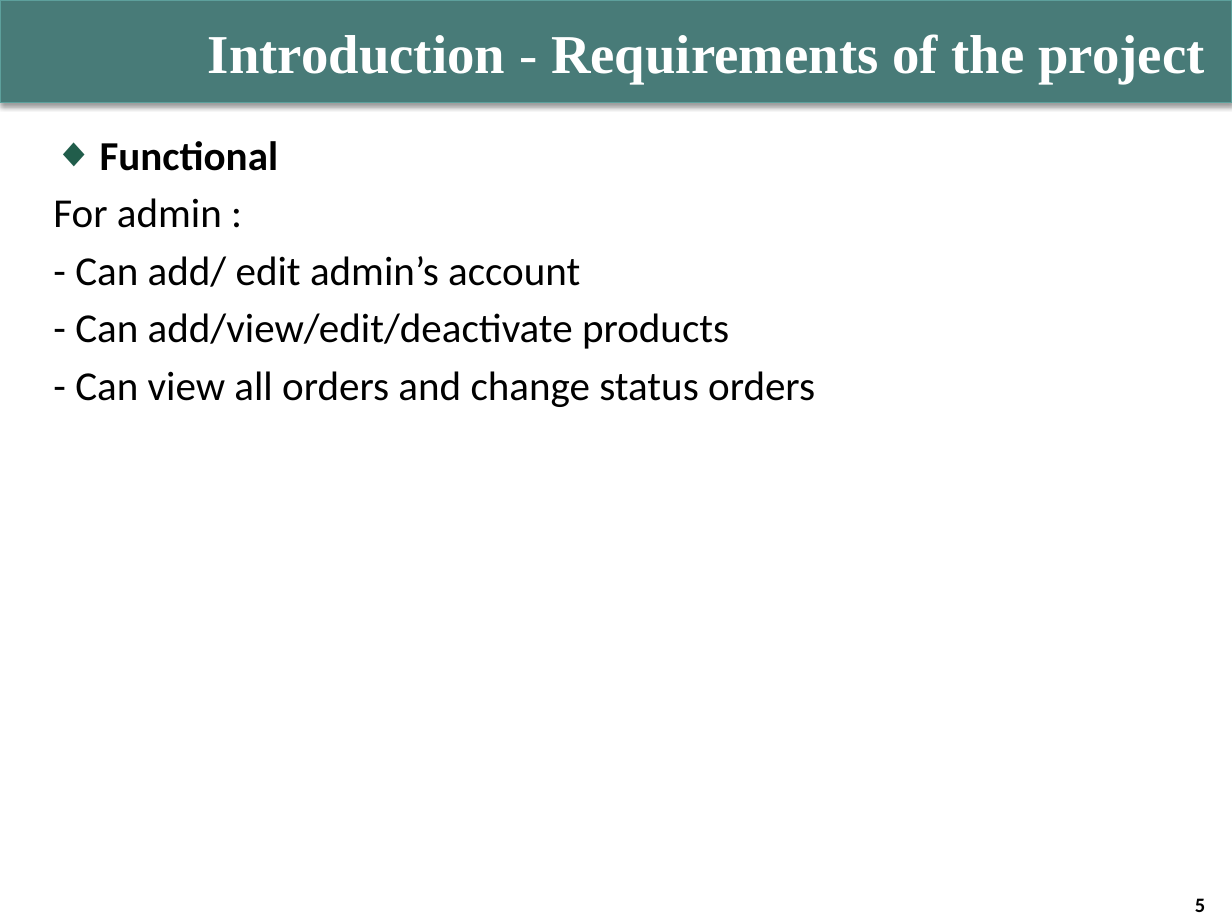
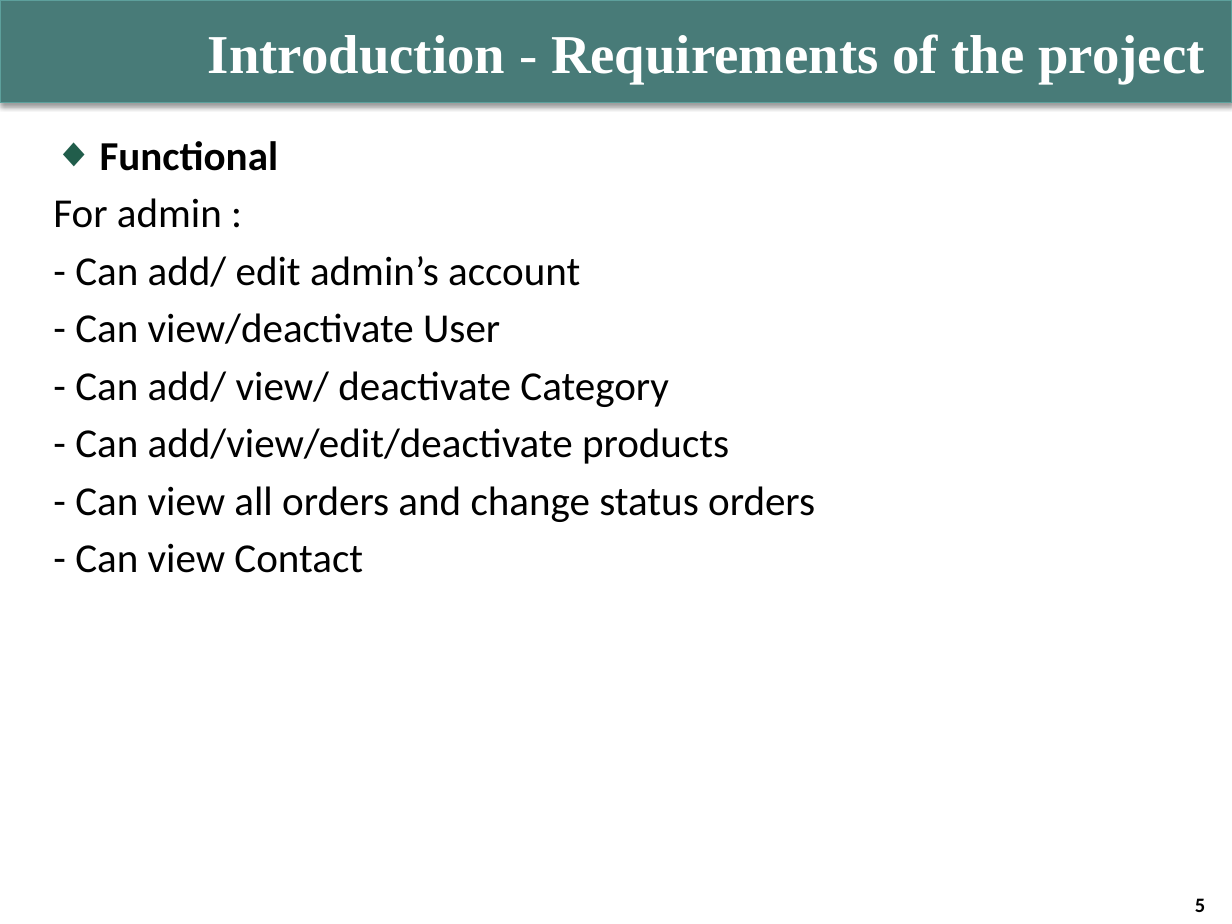
Before and after one commit to nguyendihnam/Group4, a slide deck: slide 5 of Documentations/03. Presentation/The Coffee & Cake_Group4.pptx. Drawn at 1232x924 pixels with LibreOffice and Linux fonts; fonts in the diff are those of the drawing; background and template pictures are left out. Boxes give left, top, right and bottom in pixels: in the first picture for what was removed or moved away, otherwise in the second. Text is boxed around its words. In the diff, an @@ line names an element or a change of style, - is before the commit and + after.

```diff
--- a/Documentations/03. Presentation/The Coffee & Cake_Group4.pptx
+++ b/Documentations/03. Presentation/The Coffee & Cake_Group4.pptx
@@ text at (75,313,669,407): paragraphs added @@
+- Can view/deactivate User
+- Can add/ view/ deactivate Category
@@ text at (75,543,363,573): paragraph added @@
+- Can view Contact
```
Also in this commit, not shown: 3 other slides changed.
